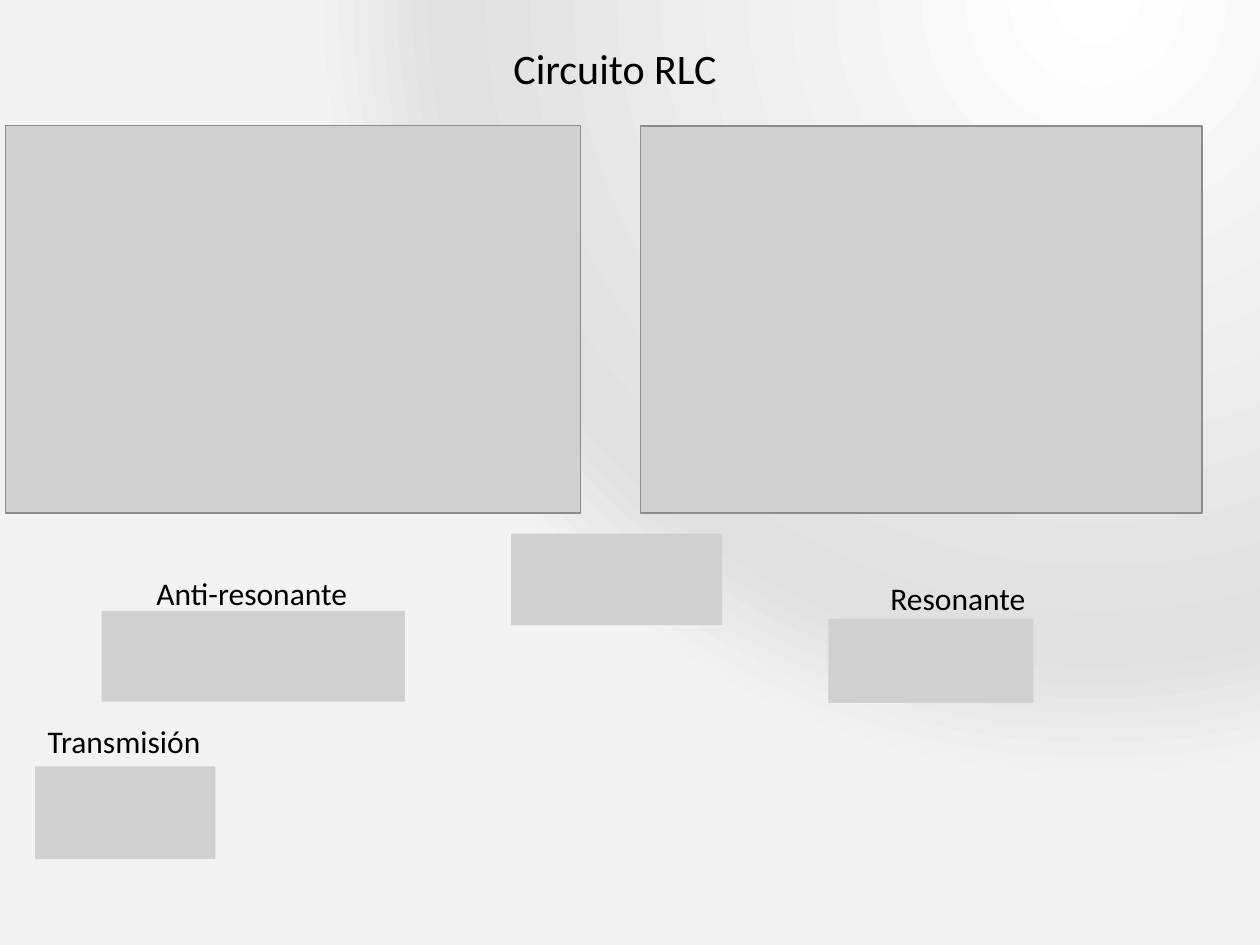
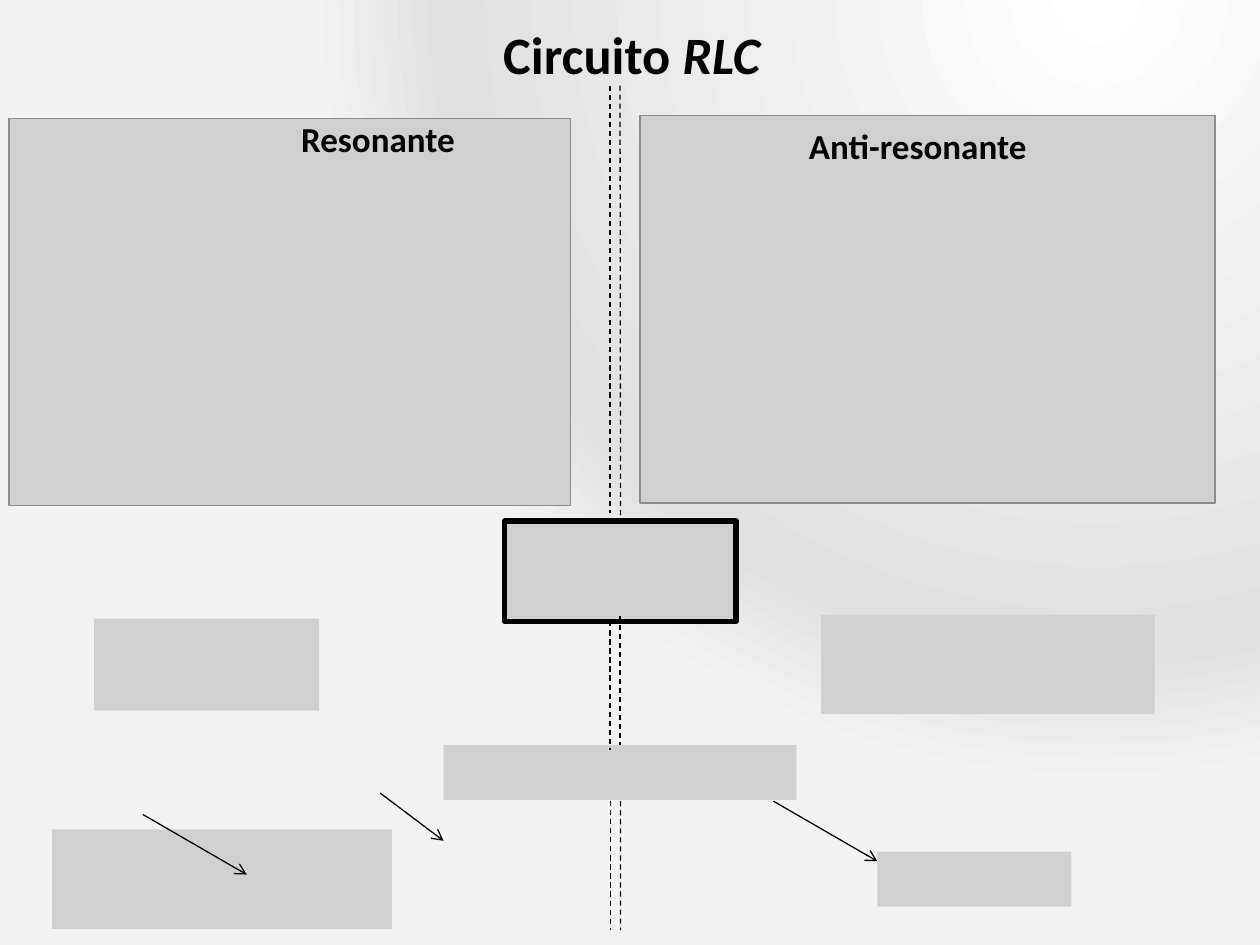
Before and after one commit to pugliese/Labo-3, a slide deck: slide 4 of Practica-Especial-Presentacion.pptx. Drawn at 1260x945 pixels with LibreOffice and Linux fonts; fonts in the diff are those of the drawing; grey boxes stand for pictures; background and template pictures are left out. Boxes give left, top, right and bottom in pixels: in the first picture for what was removed or moved away, otherwise in the second. Text is boxed around its words. In the diff, an @@ line names an element or a change of style, - is before the commit and + after.

```diff
--- a/Practica-Especial-Presentacion.pptx
+++ b/Practica-Especial-Presentacion.pptx
@@ text "Circuito RLC": place and size @@
-text "Circuito RLC" at (513, 55, 716, 85)
+text "Circuito RLC" at (503, 37, 760, 87)
@@ text "Circuito RLC" at (503, 37, 760, 87): size 24 to 30 pt, bold on; italic on in "RLC" @@
@@ line added from (610, 86) to (610, 513), #000000 0.75 pt dashed @@
@@ line added from (620, 86) to (620, 522), #000000 0.75 pt dashed @@
@@ picture: place and size @@
-picture at (640, 126, 1202, 513)
+picture at (9, 118, 571, 505)
@@ text "Resonante": place and size @@
-text "Resonante" at (890, 589, 1025, 611)
+text "Resonante" at (301, 129, 455, 153)
@@ text "Resonante" at (301, 129, 455, 153): size 18 to 20 pt, bold on @@
@@ picture: place and size @@
-picture at (5, 125, 580, 513)
+picture at (640, 116, 1215, 504)
@@ text "Anti-resonante" at (809, 134, 1026, 160): size 18 to 20 pt, bold on @@
@@ text "Anti-resonante": place and size @@
-text "Anti-resonante" at (156, 583, 347, 606)
+text "Anti-resonante" at (809, 134, 1026, 160)
@@ picture: place and size @@
-picture at (512, 534, 723, 626)
+picture at (505, 522, 737, 622)
@@ picture: place and size @@
-picture at (102, 611, 406, 702)
+picture at (94, 619, 320, 711)
@@ line added from (610, 621) to (610, 750), #000000 0.75 pt dashed @@
@@ line added from (620, 616) to (620, 745), #000000 0.75 pt dashed @@
@@ picture: place and size @@
-picture at (828, 619, 1033, 703)
+picture at (822, 615, 1155, 714)
@@ text removed at (48, 731, 201, 754) @@
-Transmisión
@@ picture added at (444, 745, 796, 800) @@
@@ picture removed at (35, 766, 215, 859) @@
@@ arrow added from (381, 793) to (444, 840), #000000 0.75 pt @@
@@ line added from (611, 801) to (611, 930), #000000 0.75 pt dashed @@
@@ line added from (620, 801) to (620, 930), #000000 0.75 pt dashed @@
@@ arrow added from (774, 801) to (877, 862), #000000 0.75 pt @@
@@ picture added at (52, 829, 392, 929) @@
@@ arrow added from (142, 814) to (247, 874), #000000 0.75 pt @@
@@ picture added at (877, 852, 1071, 907) @@
```
Also in this commit, not shown: 9 other slides changed, 1 other file.
